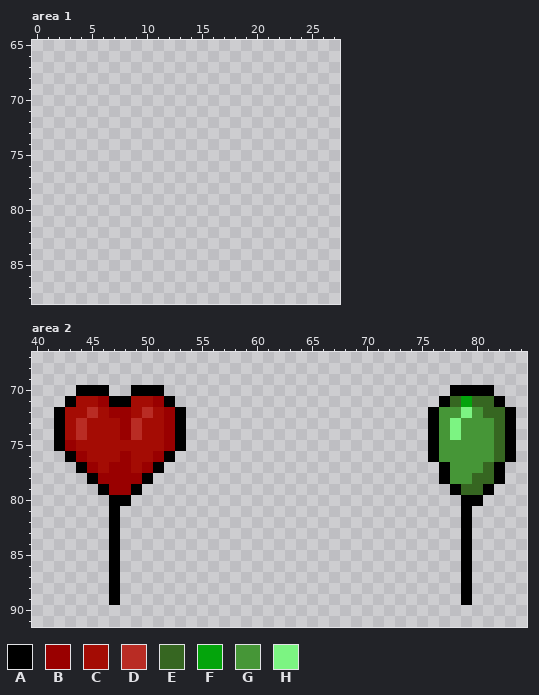
Pixel-art file, stored at Assets/Sprites/Items.aseprite. Above is the file before it was changed.
128x96 pixels, 1 frame. Colours within 5 levels of each other are drawn and written as one. Shown: area 1: x 0..27, y 65..88; area 2: x 40..84, y 67..91. The old version is drawn lined up with the new one.
Palette (. is transparent): A #000000  B #990000  C #a40c04  D #b92c24  E #366621  F #04a40c  G #469637  H #7cf482
Pixels before, area 2, first column x 42:
70 ..AAA..AAA..........................AAAA..
71 .ACCBAACCBA........................AEFEEA.
72 ACCDCBBCDCBA......................AGGHGEEA
73 ACDCCCBDCCBA......................AGHGGGEA
74 ACDCCCBDCCBA......................AGHGGGEA
75 ABCCCCCCCCBA......................AGGGGGEA
76 .ABCCCBCCBA.......................AGGGGGEA
77 ..ABCBBCBA.........................AGGGEA.
78 ...ABBBBA..........................AGGEEA.
79 ....ABBA............................AEEA..
80 .....AA..............................AA...
81 .....A...............................A....
82 .....A...............................A....
83 .....A...............................A....
84 .....A...............................A....
85 .....A...............................A....
86 .....A...............................A....
87 .....A...............................A....
88 .....A...............................A....
89 .....A...............................A....
And afterwards:
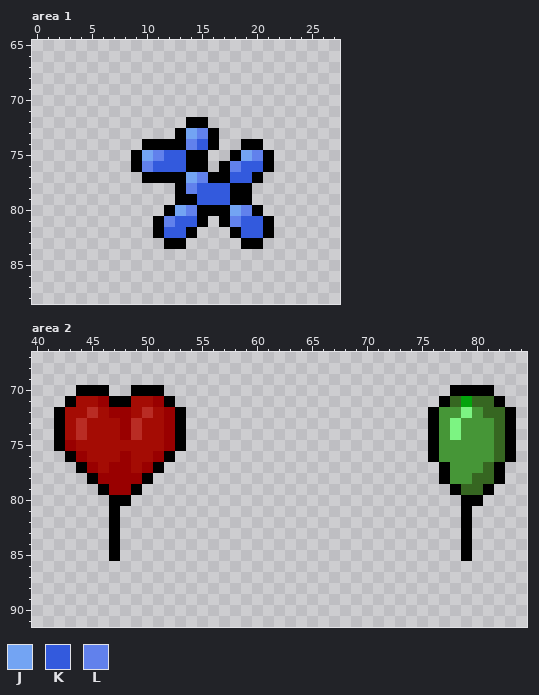
Colours new in this view: J #73a4f3  K #335add  L #6181ec
The edit:
{"change": "drawings rearranged on the sheet (the old picture shows each at its new place; 1 dropped ones are not shown)"}
{"where": "area 1"}
{"y":72,"x":14,"old":"..","new":"AA"}
{"y":73,"x":13,"old":"....","new":"AJLA"}
{"y":74,"x":10,"old":".......","new":"AAAALKA"}
{"y":74,"x":19,"old":"..","new":"AA"}
{"y":75,"x":9,"old":".......","new":"AJLKKAA"}
{"y":75,"x":18,"old":"....","new":"AJLA"}
{"y":76,"x":9,"old":".......","new":"ALKKKAA"}
{"y":76,"x":17,"old":".....","new":"ALKKA"}
{"y":77,"x":10,"old":"...........","new":"AAAAJLAAKKA"}
{"y":78,"x":13,"old":".......","new":"ALKKKAA"}
{"y":79,"x":13,"old":".......","new":"AAKKKAA"}
{"y":80,"x":12,"old":".........","new":"AJLAAAJLA"}
{"y":81,"x":11,"old":".....","new":"ALKKA"}
{"y":81,"x":17,"old":".....","new":"ALKKA"}
{"y":82,"x":11,"old":"....","new":"AKKA"}
{"y":82,"x":18,"old":"....","new":"AKKA"}
{"y":83,"x":12,"old":"..","new":"AA"}
{"y":83,"x":19,"old":"..","new":"AA"}
{"where": "area 2"}
{"y":86,"x":47,"old":"A","new":"."}
{"y":86,"x":79,"old":"A","new":"."}
{"y":87,"x":47,"old":"A","new":"."}
{"y":87,"x":79,"old":"A","new":"."}
{"y":88,"x":47,"old":"A","new":"."}
{"y":88,"x":79,"old":"A","new":"."}
{"y":89,"x":47,"old":"A","new":"."}
{"y":89,"x":79,"old":"A","new":"."}
{"label":"added","picture_box":[131,117,274,249]}
{"label":"erased","picture_box":[109,561,120,605]}
{"label":"erased","picture_box":[461,561,472,605]}
